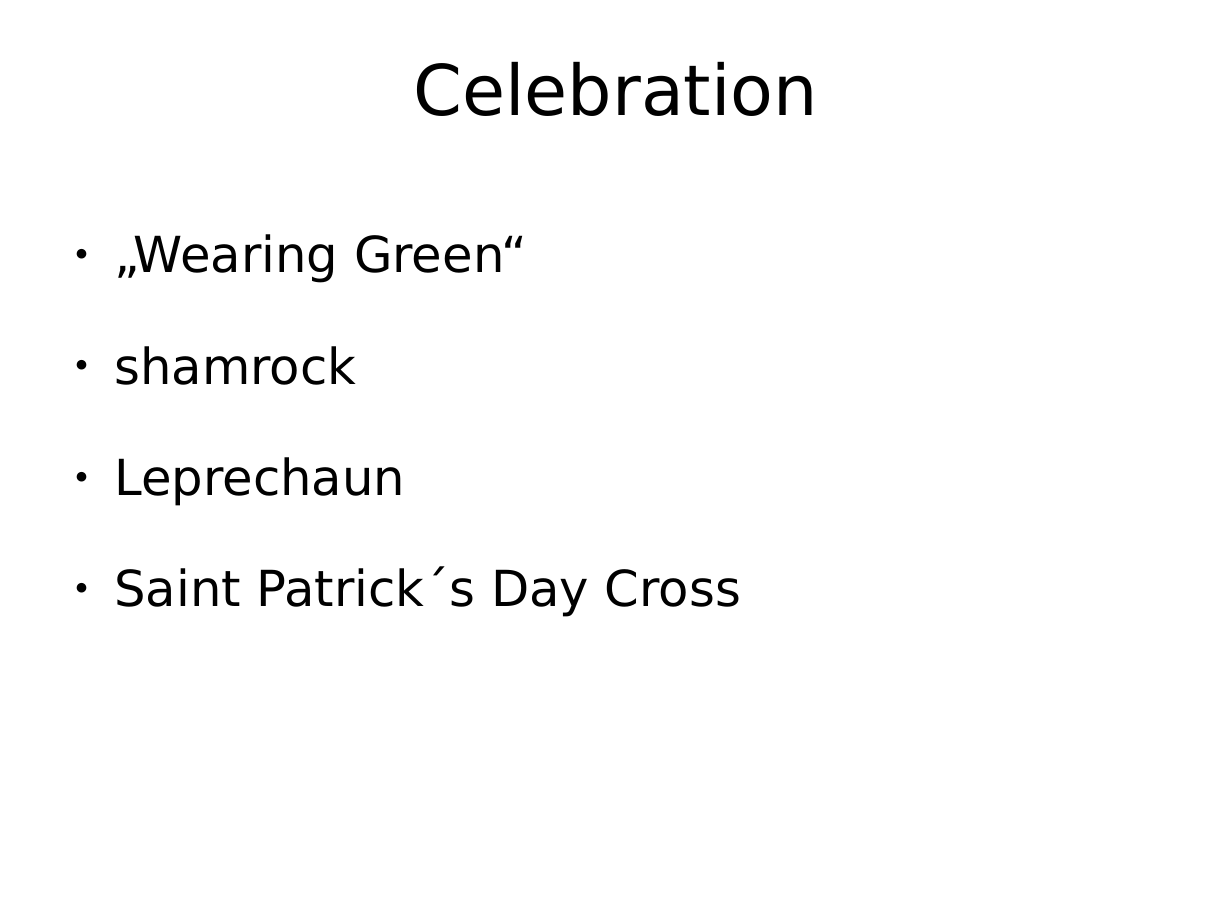
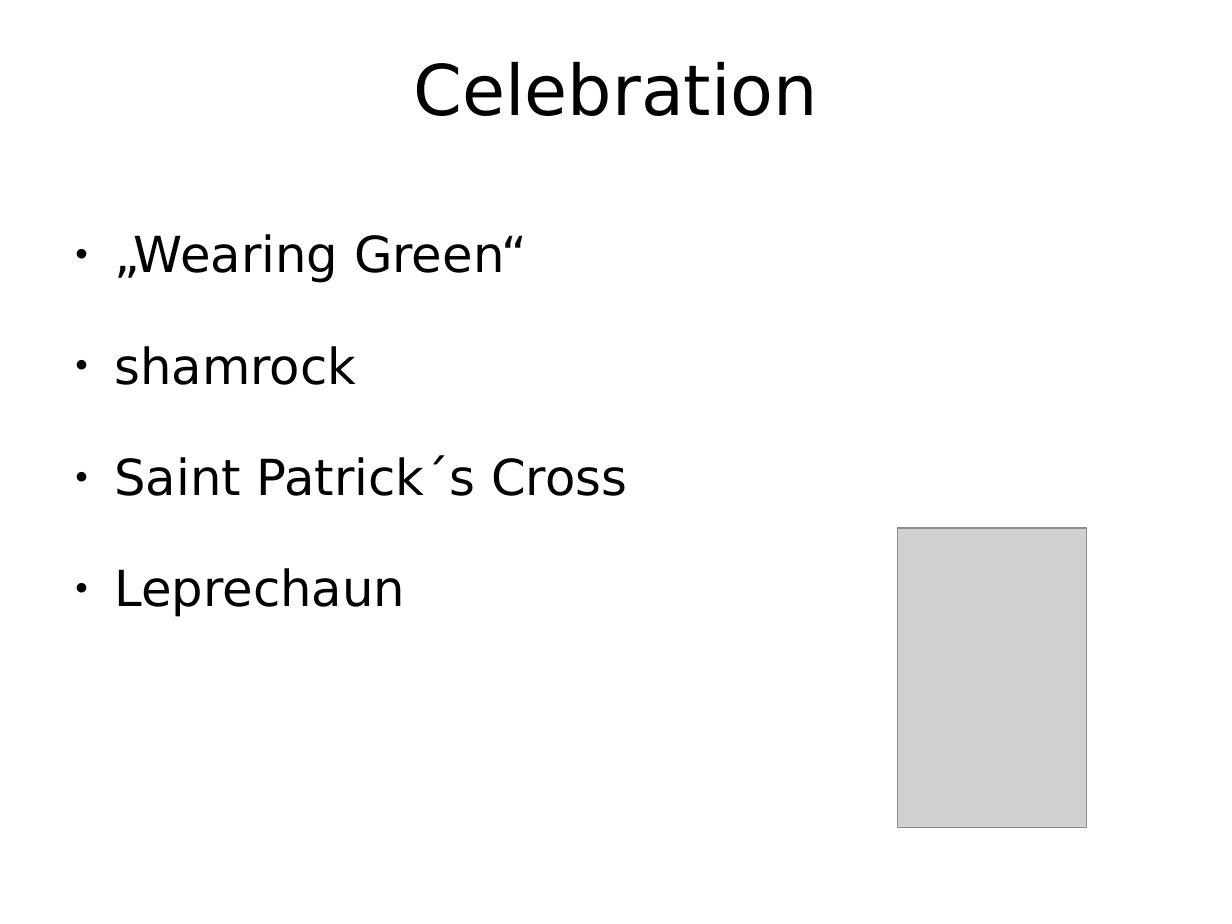
Before and after one commit to PraeluceantBoreus/eref, a slide deck: slide 6 of referat.odp. Drawn at 1232x924 pixels with LibreOffice and Linux fonts; fonts in the diff are those of the drawing; grey boxes stand for pictures; background and template pictures are left out. Boxes give left, top, right and bottom in pixels: in the first picture for what was removed or moved away, otherwise in the second. Text is boxed around its words. In the diff, an @@ line names an element or a change of style, - is before the commit and + after.

```diff
--- a/referat.odp
+++ b/referat.odp
@@ text at box(114, 455, 627, 496): paragraph added @@
+● Saint Patrick´s Cross
@@ picture added at box(898, 528, 1087, 827) @@
@@ text at box(114, 566, 741, 617): paragraph removed @@
-● Saint Patrick´s Day Cross
```
Also in this commit, not shown: 7 other slides changed, 4 slides added, 1 other file.
